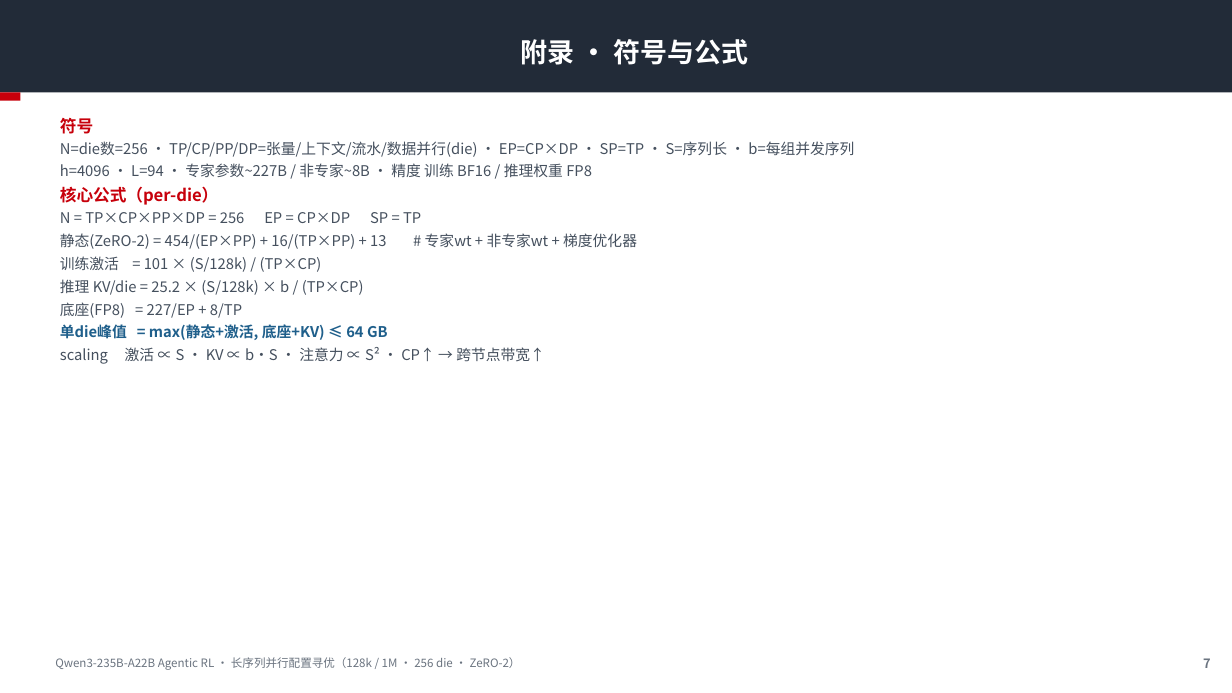
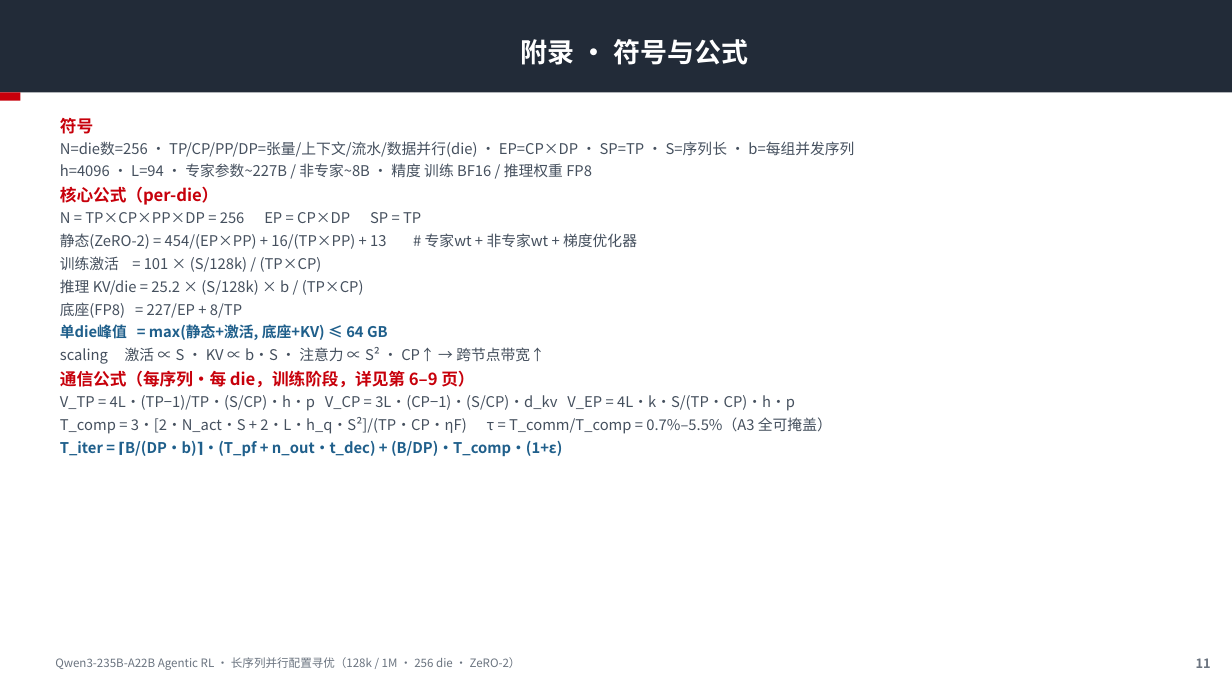
Before and after one commit to LuisXinYe/Transfer-Repo, a slide deck: slide 11 of agentic_rl_parallel_config.pptx (slide 7 before the commit). Drawn at 1232x693 pixels with LibreOffice and Linux fonts; fonts in the diff are those of the drawing. Boxes give left, top, right and bottom in pixels: in the first picture for what was removed or moved away, otherwise in the second. Text is boxed around its words. In the diff, an @@ line names an element or a change of style, - is before the commit and + after.

```diff
--- a/agentic_rl_parallel_config.pptx
+++ b/agentic_rl_parallel_config.pptx
@@ text at bbox=[60, 370, 832, 456]: paragraphs added @@
+通信公式（每序列·每 die，训练阶段，详见第 6–9 页）
+V_TP = 4L·(TP−1)/TP·(S/CP)·h·p V_CP = 3L·(CP−1)·(S/CP)·d_kv V_EP = 4L·k·S/(TP·CP)·h·p
+T_comp = 3·[2·N_act·S + 2·L·h_q·S²]/(TP·CP·ηF) τ = T_comm/T_comp = 0.7%–5.5%（A3 全可掩盖）
+T_iter = ⌈B/(DP·b)⌉·(T_pf + n_out·t_dec) + (B/DP)·T_comp·(1+ε)
@@ text at bbox=[1196, 658, 1211, 668]: text changed @@
-7
+11
```
Also in this commit, not shown: 1 other slide changed, 4 slides added.
